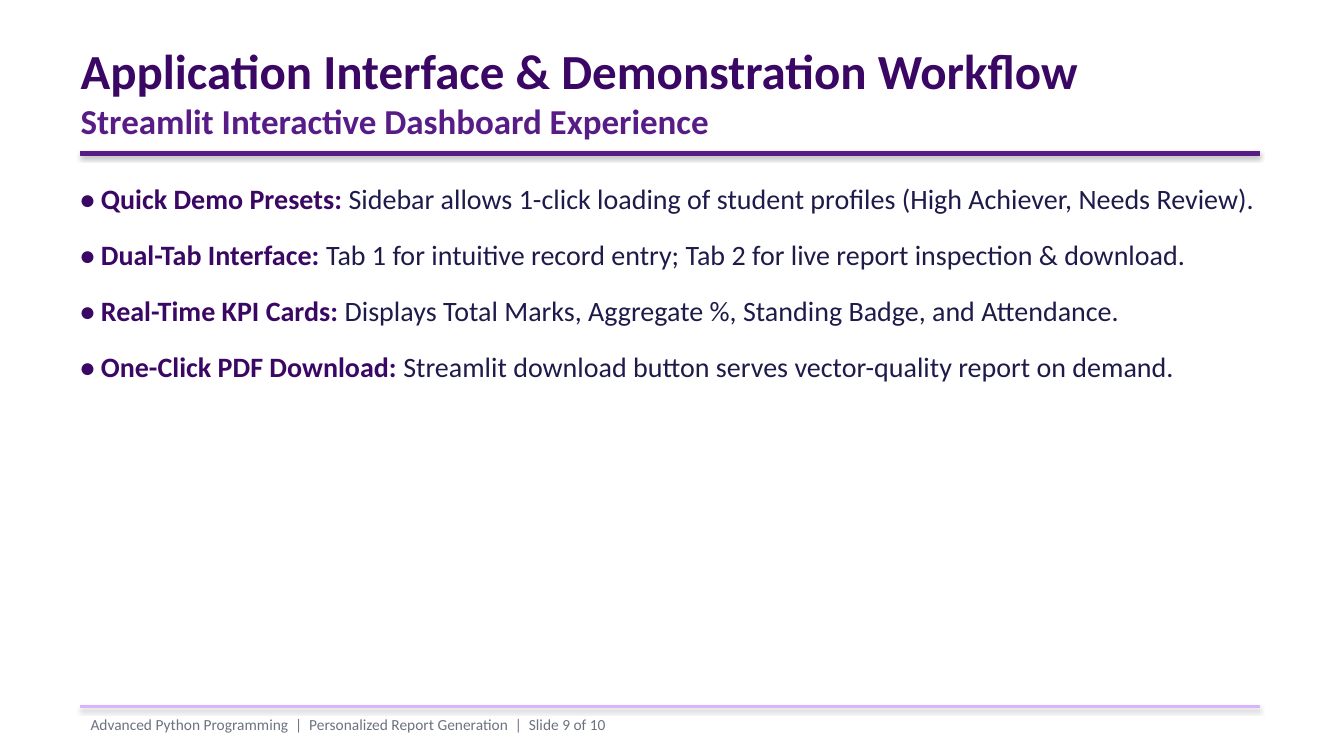
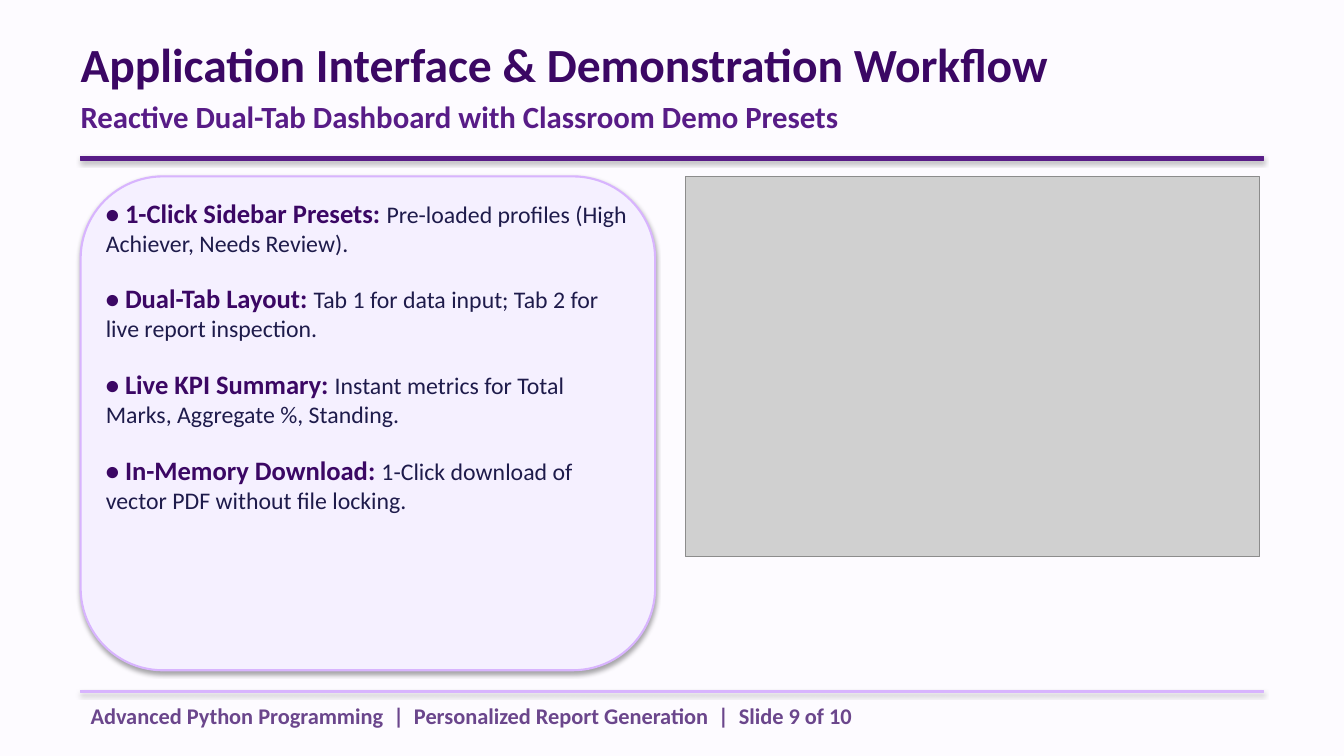
Before and after one commit to Induja2312/Student-Report-Generator, a slide deck: slide 9 of presentation/personalized_report_presentation.pptx. Drawn at 1344x756 pixels with LibreOffice and Linux fonts; fonts in the diff are those of the drawing; grey boxes stand for pictures. Boxes give left, top, right and bottom in pixels: in the first picture for what was removed or moved away, otherwise in the second. Text is boxed around its words. In the diff, an @@ line names an element or a change of style, - is before the commit and + after.

Commit message:
Apply cream theme, MCA department, and updated student profiles

```diff
--- a/presentation/personalized_report_presentation.pptx
+++ b/presentation/personalized_report_presentation.pptx
@@ background #FFFFFF to #FDFBFF @@
@@ text at (81, 48, 1048, 90): size 35 to 34 pt in "Application Interface & Demonstration Workflow" @@
@@ text at (81, 106, 838, 129): text changed; size 25 to 22 pt @@
-Streamlit Interactive Dashboard Experience
+Reactive Dual-Tab Dashboard with Classroom Demo Presets
@@ rectangle: place and size @@
-rectangle at (81, 151, 1260, 155)
+rectangle at (81, 156, 1263, 160)
@@ rounded rectangle added at (81, 176, 655, 670), fill #F5F0FF, outline #D8B4FE 1.5 pt @@
@@ picture added at (686, 176, 1260, 557) @@
@@ text at (106, 204, 626, 513): text changed; size 20 to 17 pt @@
-• Quick Demo Presets: Sidebar allows 1-click loading of student profiles (High Achiever, Needs Review).
-• Dual-Tab Interface: Tab 1 for intuitive record entry; Tab 2 for live report inspection & download.
-• Real-Time KPI Cards: Displays Total Marks, Aggregate %, Standing Badge, and Attendance.
-• One-Click PDF Download: Streamlit download button serves vector-quality report on demand.
+• 1-Click Sidebar Presets: Pre-loaded profiles (High Achiever, Needs Review).
+• Dual-Tab Layout: Tab 1 for data input; Tab 2 for live report inspection.
+• Live KPI Summary: Instant metrics for Total Marks, Aggregate %, Standing.
+• In-Memory Download: 1-Click download of vector PDF without file locking.
@@ text "Advanced Python Programming | Personalized ...": place and size @@
-text "Advanced Python Programming | Personalized ..." at (91, 719, 606, 733)
+text "Advanced Python Programming | Personalized ..." at (91, 708, 852, 728)
@@ text "Advanced Python Programming | Personalized ..." at (91, 708, 852, 728): size 11 to 16 pt, text colour #6B7280 to #6B468C, bold on @@
@@ rectangle: place and size @@
-rectangle at (81, 706, 1260, 708)
+rectangle at (81, 691, 1263, 693)
```
Also in this commit, not shown: 9 other slides changed, 20 other files.
